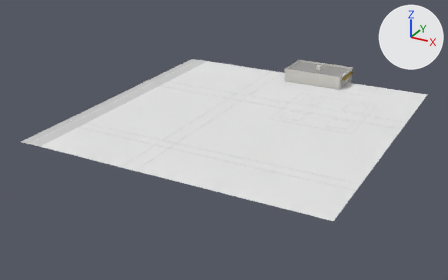
Renders of the glTF model dushanbe_city/assets/city/chunks/chunk_1_2.glb from each side of a commit.
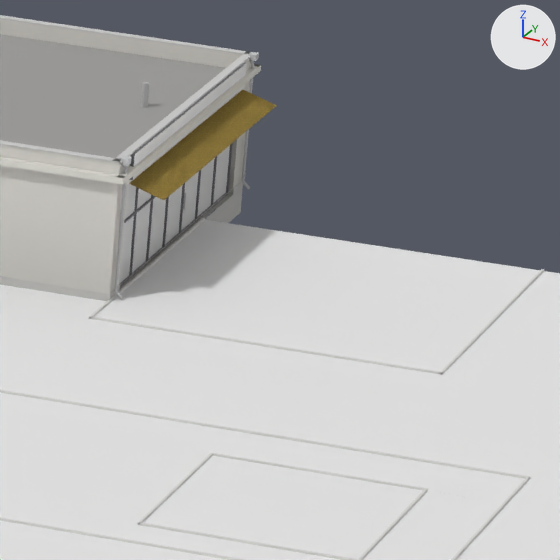
Each version is shown whole from a camera (50 mm lens) standing at (-62.0, -122.1, 77.4) and looking at (-153.9, 45.0, -6.2), then close up on the part from 74% to 85% of the width and 22% to 40% of the height. Arrows for +X, +Y and +Z are at upper right; the lights stay in place. The older version's two pictures come first. Objects named as collision shapes, trigger or cutter boxes, shadow casters or lower levels of detail are left out. Vertices at exactly the same position are counted once.

In view in the first close-up: 'base', 'detail'.
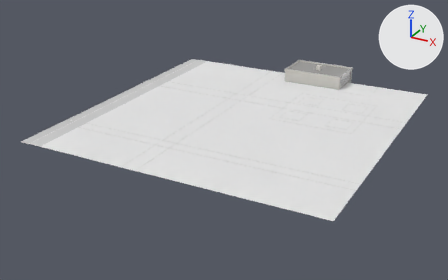
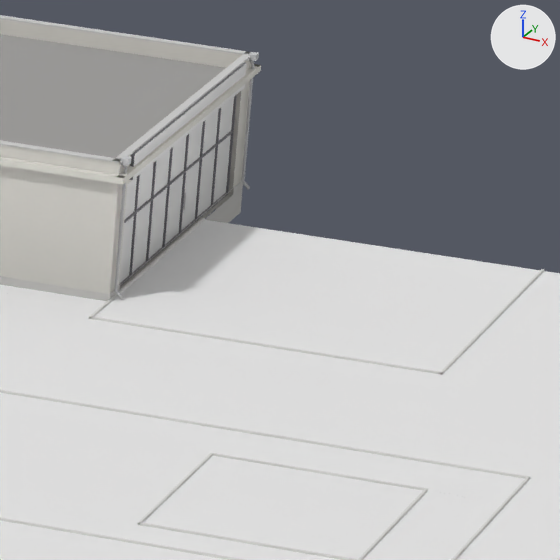
Boxes [x1, y1, x2, y2] around the edits, measured in the close-ups (560 x 560 px; the box of a moved part takes in the faces that stretch with it):
part 1 of me_base, moved or reshaped
    before: [109, 84, 277, 294]
    after: [109, 84, 250, 294]

The change, as a diff of the scene's bpy script:
```diff
--- a/dushanbe_city/assets/city/chunks/chunk_1_2.glb.py
+++ b/dushanbe_city/assets/city/chunks/chunk_1_2.glb.py
@@ me_base @@
 # used by ob_base; location = (-150.0, 50.0, 0.0)
-me_base.from_pydata(...)  # 966 vertices, 1174 faces; spans x -50.0..50.0, y -50.0..54.5, z 0.7..7.6
+me_base.from_pydata(...)  # 962 vertices, 1170 faces; spans x -50.0..50.0, y -50.0..54.5, z 0.7..7.6
+# me_base part 1
+# 4 vertices are removed from x 20.0..21.3, y 41.2..53.2, z 5.2..5.6
+# 12 faces are deleted
+# 8 new faces join them, mat_wall_plaster
 me_base.materials.append(mat_asphalt)
@@ me_base @@
 me_base.materials.append(mat_curb)
-me_base.materials.append(mat_fabric)
 me_base.materials.append(mat_glass)
```
